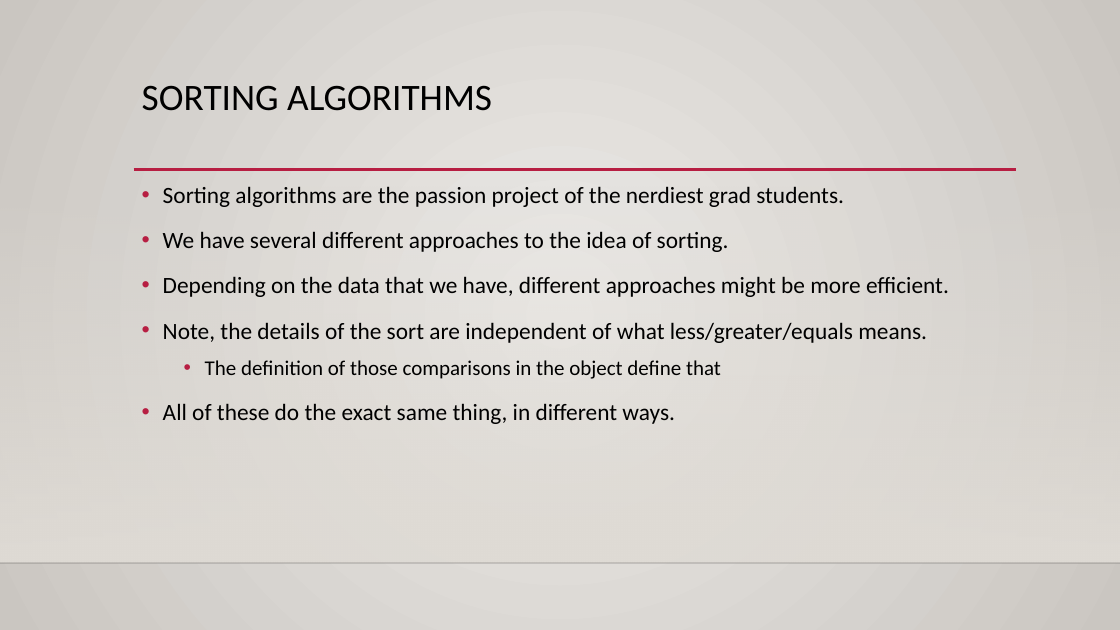
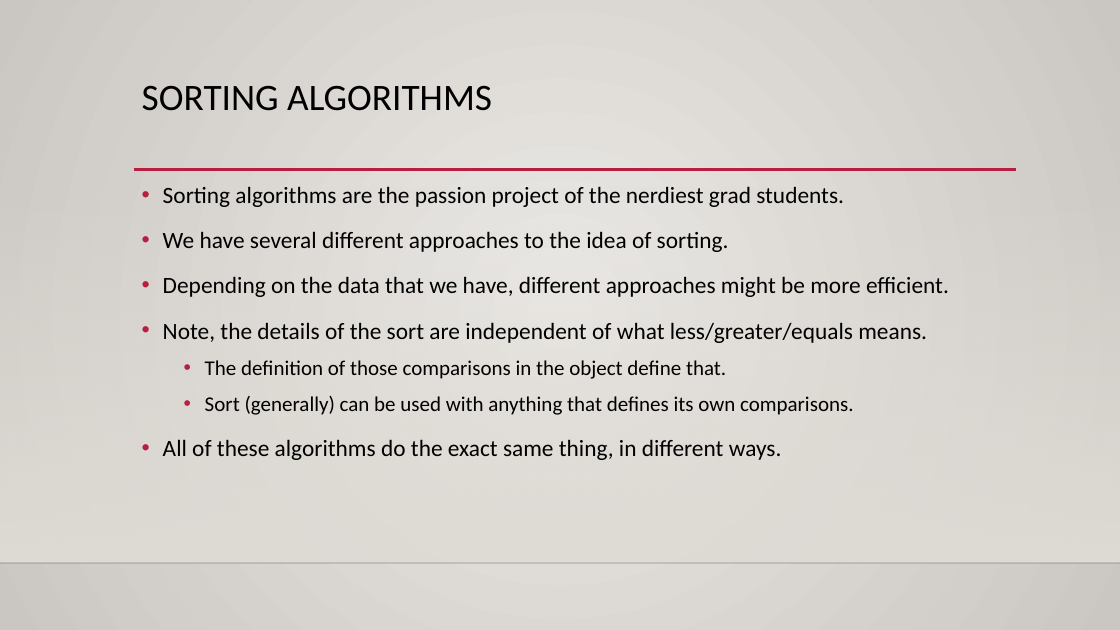
Before and after one commit to AkeemSemperDataScience/Programming_Basics_for_Machine_Learning_Students, a slide deck: slide 7 of reference_material/slides/024_search_sort.pptx (slide 6 before the commit). Drawn at 1120x630 pixels with LibreOffice and Linux fonts; fonts in the diff are those of the drawing; background and template pictures are left out. Boxes give left, top, right and bottom in pixels: in the first picture for what was removed or moved away, otherwise in the second. Text is boxed around its words. In the diff, an @@ line names an element or a change of style, - is before the commit and + after.

```diff
--- a/reference_material/slides/024_search_sort.pptx
+++ b/reference_material/slides/024_search_sort.pptx
@@ text at <box>163,360,854,460</box>: text changed @@
-  • The definition of those comparisons in the object define that
-• All of these do the exact same thing, in different ways.
+  • The definition of those comparisons in the object define that.
+  • Sort (generally) can be used with anything that defines its own comparisons.
+• All of these algorithms do the exact same thing, in different ways.
```
Also in this commit, not shown: 5 other slides changed, 3 slides added, 2 other files.
